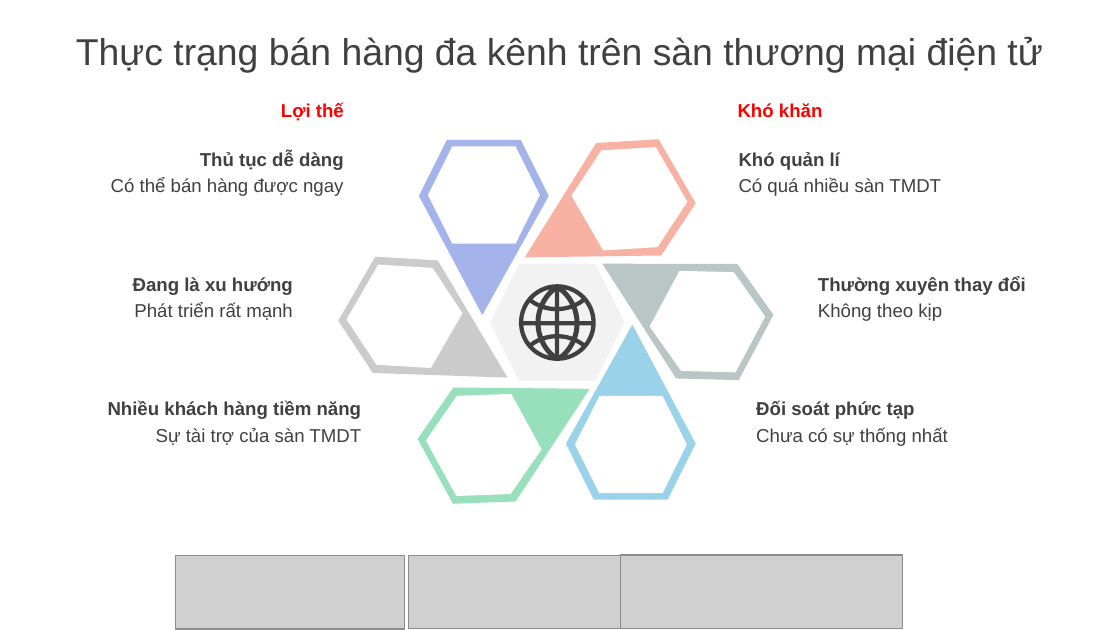
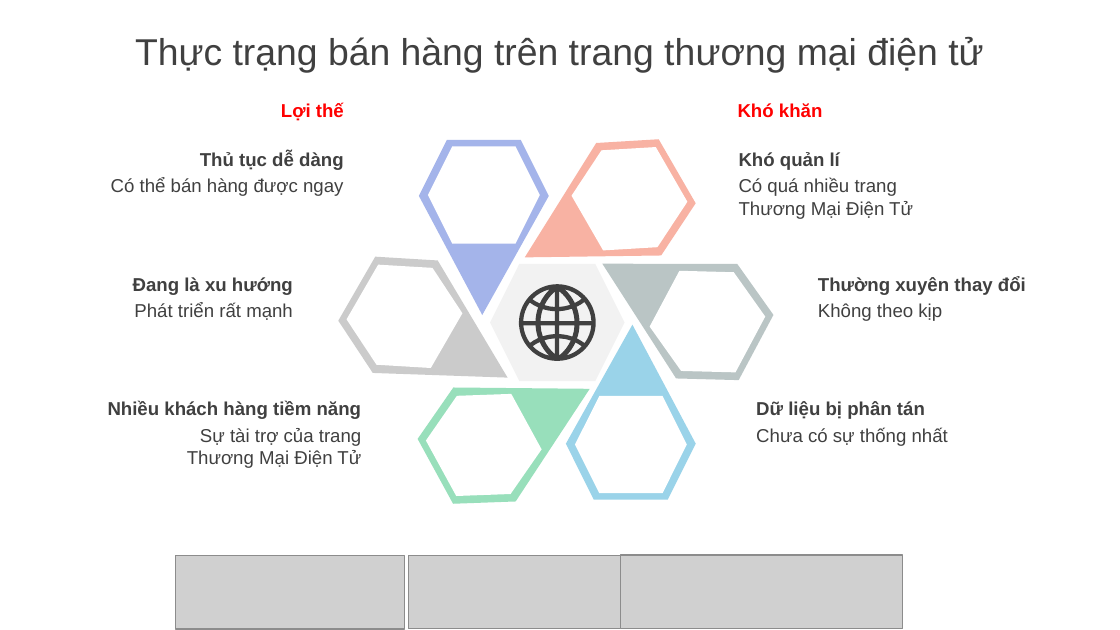
Before and after one commit to phamkhanhminhman/doan-laravel, a slide deck: slide 4 of Slide-Vietnamese.pptx. Drawn at 1120x630 pixels with LibreOffice and Linux fonts; fonts in the diff are those of the drawing; grey boxes stand for pictures; background and template pictures are left out. Boxes give left, top, right and bottom in pixels: in the first picture for what was removed or moved away, otherwise in the second. Text is boxed around its words. In the diff, an @@ line names an element or a change of style, - is before the commit and + after.

```diff
--- a/Slide-Vietnamese.pptx
+++ b/Slide-Vietnamese.pptx
@@ text at box(135, 37, 983, 73): text changed @@
-Thực trạng bán hàng đa kênh trên sàn thương mại điện tử
+Thực trạng bán hàng trên trang thương mại điện tử
@@ text at box(739, 178, 913, 219): text changed @@
-Có quá nhiều sàn TMDT
+Có quá nhiều trang
+Thương Mại Điện Tử
@@ text at box(756, 401, 925, 419): text changed @@
-Đối soát phức tạp
+Dữ liệu bị phân tán
@@ text at box(187, 428, 361, 468): text changed @@
-Sự tài trợ của sàn TMDT
+Sự tài trợ của trang Thương Mại Điện Tử
```
Also in this commit, not shown: 11 other slides changed, 3 slides added, 2 slides removed, 10 other files.
